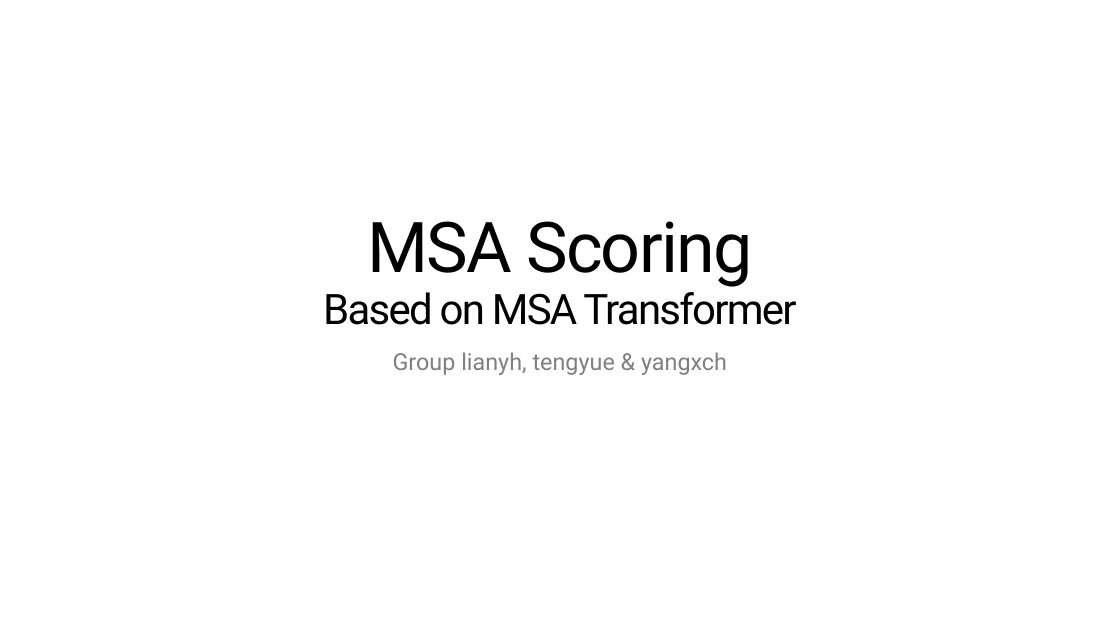
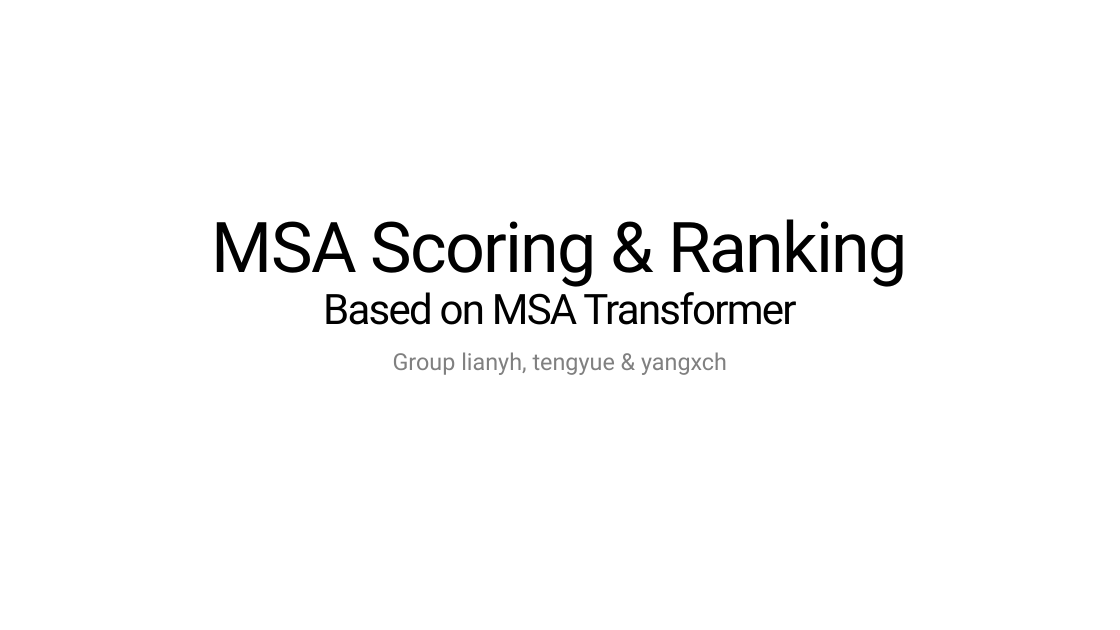
Before and after one commit to NaiL23/ShanghaiTech-CS177H-MSA-Scoring, a slide deck: slide 1 of report/presentation.pptx. Drawn at 1120x630 pixels with LibreOffice and Linux fonts; fonts in the diff are those of the drawing. Boxes give left, top, right and bottom in pixels: in the first picture for what was removed or moved away, otherwise in the second. Text is boxed around its words. In the diff, an @@ line names an element or a change of style, - is before the commit and + after.

```diff
--- a/report/presentation.pptx
+++ b/report/presentation.pptx
@@ title at (212,219,908,325): text changed @@
-MSA Scoring
-Based on MSA Transformer
+MSA Scoring & Ranking
+Based on MSA Transformer
```
Also in this commit, not shown: 8 other slides changed, 6 slides added, 1 slide removed, 4 other files.
